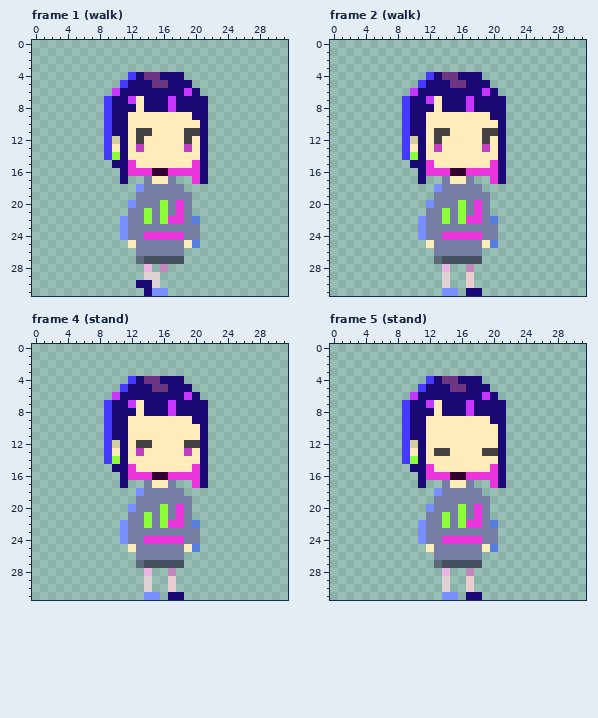
A pixel-art file gets an edit: Assets/Image/player.aseprite. The picture above is the old version.
32x32 pixels, 7 frames. Shown: frame 1 (walk), frame 2 (walk), frame 4 (stand), frame 5 (stand). The commit also changed other frames, which this record leaves out.
The result:
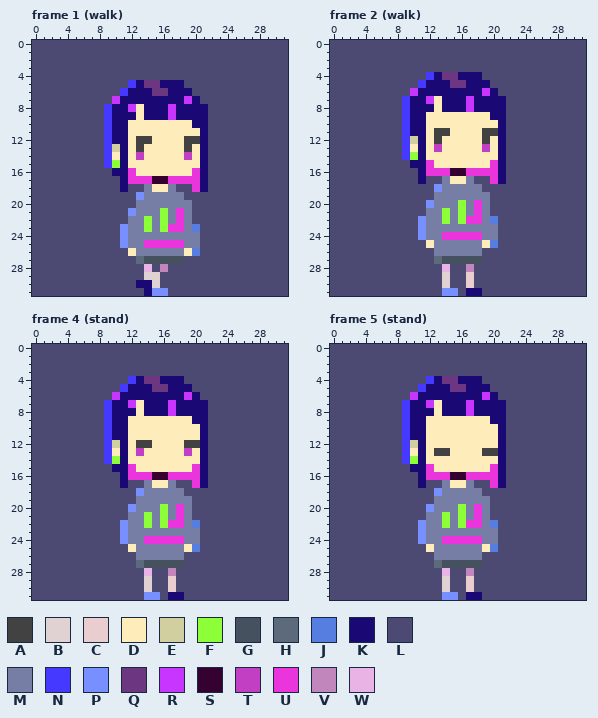
Palette (. is transparent): A #434242  B #e0d1d3  C #e9cdcf  D #ffecbb  E #d1cea0  F #8dff39  G #465160  H #5d6a7c  J #567ee0  K #1a0875  L #4c4973  M #767ea5  N #4538ff  P #788fff  Q #6d3680  R #c735ff  S #340131  T #c23fc4  U #ea35dc  V #c187bc  W #eab3e5
The exact change:
layer "Background" now shown
Changed rows in their new state; - is an unchanged pixel.
Frame 1 (walk), layers "Layer 1", "Background":
first column x 0:
 0 LLLLLLLLLLLLLLLLLLLLLLLLLLLLLLLL
 1 LLLLLLLLLLLLLLLLLLLLLLLLLLLLLLLL
 2 LLLLLLLLLLLLLLLLLLLLLLLLLLLLLLLL
 3 LLLLLLLLLLLLLLLLLLLLLLLLLLLLLLLL
 4 LLLLLLLLLLLLLLLLLLLLLLLLLLLLLLLL
 5 LLLLLLLLLLLLN-Q-K--LLLLLLLLLLLLL
 6 LLLLLLLLLLLN---QQ--KLLLLLLLLLLLL
 7 LLLLLLLLLLR-KK---K-R-LLLLLLLLLLL
 8 LLLLLLLLL---R---------LLLLLLLLLL
 9 LLLLLLLLL---K-KKKRKK--LLLLLLLLLL
10 LLLLLLLLL-----------K-LLLLLLLLLL
11 LLLLLLLLL----DD----DD-LLLLLLLLLL
12 LLLLLLLLL-K---A-----A-LLLLLLLLLL
13 LLLLLLLLL-E--A-----A--LLLLLLLLLL
14 LLLLLLLLL-D--T-----T--LLLLLLLLLL
15 LLLLLLLLLNF-D-------D-LLLLLLLLLL
16 LLLLLLLLLLK--DDDDDDD--LLLLLLLLLL
17 LLLLLLLLLLL-UUUSSUUU--LLLLLLLLLL
18 LLLLLLLLLLLKLL-DD-LLUKLLLLLLLLLL
19 LLLLLLLLLLLLLP-----LLLLLLLLLLLLL
20 LLLLLLLLLLLLL---M-M-LLLLLLLLLLLL
21 LLLLLLLLLLLLP-M-----LLLLLLLLLLLL
22 LLLLLLLLLLLL-----M--LLLLLLLLLLLL
23 LLLLLLLLLLL---F-FUU-JLLLLLLLLLLL
24 LLLLLLLLLLL---MMMMM--LLLLLLLLLLL
25 LLLLLLLLLLLPM-UUUUUMMLLLLLLLLLLL
26 LLLLLLLLLLLLD------DJLLLLLLLLLLL
27 LLLLLLLLLLLLL------LLLLLLLLLLLLL
28 LLLLLLLLLLLLLL-L-LLLLLLLLLLLLLLL
29 LLLLLLLLLLLLLL--LLLLLLLLLLLLLLLL
30 LLLLLLLLLLLLL---LLLLLLLLLLLLLLLL
31 LLLLLLLLLLLLLL---LLLLLLLLLLLLLLL
Frame 2 (walk), layer "Background":
first column x 0:
 0 LLLLLLLLLLLLLLLLLLLLLLLLLLLLLLLL
 1 LLLLLLLLLLLLLLLLLLLLLLLLLLLLLLLL
 2 LLLLLLLLLLLLLLLLLLLLLLLLLLLLLLLL
 3 LLLLLLLLLLLLLLLLLLLLLLLLLLLLLLLL
 4 LLLLLLLLLLLL-------LLLLLLLLLLLLL
 5 LLLLLLLLLLL---------LLLLLLLLLLLL
 6 LLLLLLLLLL-----------LLLLLLLLLLL
 7 LLLLLLLLL-------------LLLLLLLLLL
 8 LLLLLLLLL-------------LLLLLLLLLL
 9 LLLLLLLLL-------------LLLLLLLLLL
10 LLLLLLLLL-------------LLLLLLLLLL
11 LLLLLLLLL-------------LLLLLLLLLL
12 LLLLLLLLL-------------LLLLLLLLLL
13 LLLLLLLLL-------------LLLLLLLLLL
14 LLLLLLLLL-------------LLLLLLLLLL
15 LLLLLLLLLL------------LLLLLLLLLL
16 LLLLLLLLLLL-----------LLLLLLLLLL
17 LLLLLLLLLLL-LL----LL--LLLLLLLLLL
18 LLLLLLLLLLLLL------LLLLLLLLLLLLL
19 LLLLLLLLLLLLL-------LLLLLLLLLLLL
20 LLLLLLLLLLLL--------LLLLLLLLLLLL
21 LLLLLLLLLLLL--------LLLLLLLLLLLL
22 LLLLLLLLLLL----------LLLLLLLLLLL
23 LLLLLLLLLLL----------LLLLLLLLLLL
24 LLLLLLLLLLL----------LLLLLLLLLLL
25 LLLLLLLLLLLL---------LLLLLLLLLLL
26 LLLLLLLLLLLLL------LLLLLLLLLLLLL
27 LLLLLLLLLLLLL------LLLLLLLLLLLLL
28 LLLLLLLLLLLLLL-LL-LLLLLLLLLLLLLL
29 LLLLLLLLLLLLLL-LL-LLLLLLLLLLLLLL
30 LLLLLLLLLLLLLL-LL-LLLLLLLLLLLLLL
31 LLLLLLLLLLLLLL--L--LLLLLLLLLLLLL
Frame 4 (stand), layer "Background": the same change as frame 2 (walk)
Frame 5 (stand), layer "Background": the same change as frame 2 (walk)
Boxes around the changes in both pictures, in picture pixels (x1, y1, x2, y2):
changed: (32, 40, 288, 296)
added: (330, 40, 586, 296)
added: (32, 344, 288, 600)
added: (330, 344, 586, 600)
